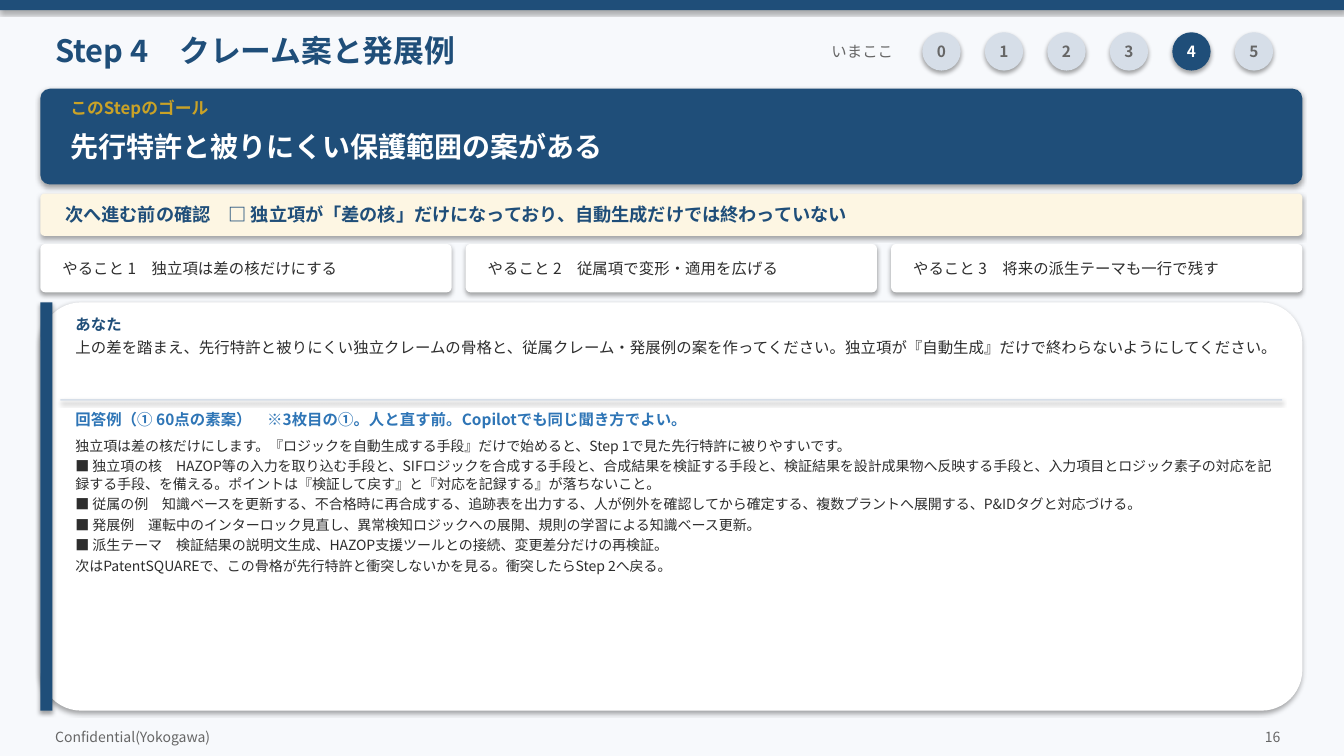
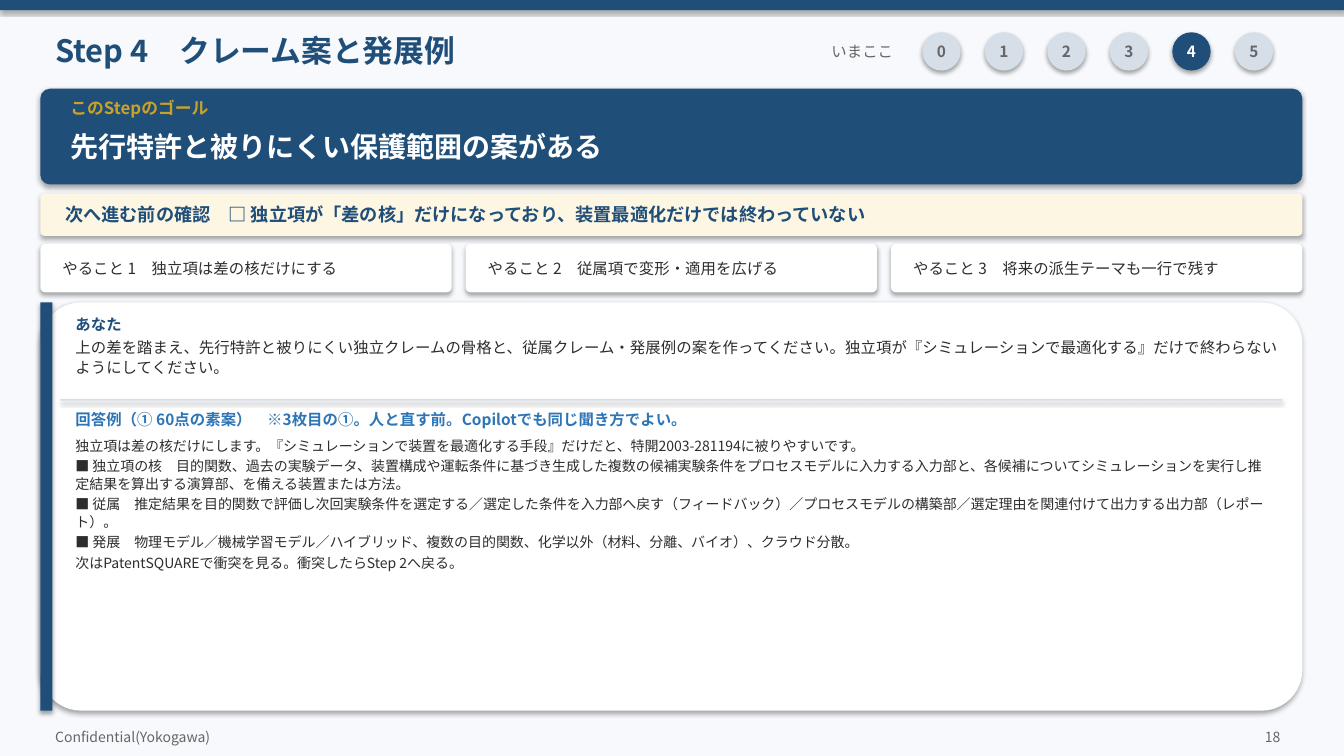
Before and after one commit to zhexingwang/ppt, a slide deck: slide 18 of decks/05_Copilot発明開示書/Copilot発明開示書_訂正反映.pptx (slide 16 before the commit). Drawn at 1344x756 pixels with LibreOffice and Linux fonts; fonts in the diff are those of the drawing. Boxes give left, top, right and bottom in pixels: in the first picture for what was removed or moved away, otherwise in the second. Text is boxed around its words. In the diff, an @@ line names an element or a change of style, - is before the commit and + after.

```diff
--- a/decks/05_Copilot発明開示書/Copilot発明開示書_訂正反映.pptx
+++ b/decks/05_Copilot発明開示書/Copilot発明開示書_訂正反映.pptx
@@ text at (x1=65, y1=205, x2=865, y2=223): text changed @@
-次へ進む前の確認 □ 独立項が「差の核」だけになっており、自動生成だけでは終わっていない
+次へ進む前の確認 □ 独立項が「差の核」だけになっており、装置最適化だけでは終わっていない
@@ text at (x1=75, y1=340, x2=1277, y2=374): text changed @@
-上の差を踏まえ、先行特許と被りにくい独立クレームの骨格と、従属クレーム・発展例の案を作ってください。独立項が『自動生成』だけで終わらないようにしてください。
+上の差を踏まえ、先行特許と被りにくい独立クレームの骨格と、従属クレーム・発展例の案を作ってください。独立項が『シミュレーションで最適化する』だけで終わらないようにしてください。
@@ text at (x1=75, y1=439, x2=1263, y2=572): text changed @@
-独立項は差の核だけにします。『ロジックを自動生成する手段』だけで始めると、Step 1で見た先行特許に被りやすいです。
-■ 独立項の核 HAZOP等の入力を取り込む手段と、SIFロジックを合成する手段と、合成結果を検証する手段と、検証結果を設計成果物へ反映する手段と、入力項目とロジック素子の対応を記録する手段、を備える。ポイントは『検証して戻す』と『対応を記録する』が落ちないこと。
-■ 従属の例 知識ベースを更新する、不合格時に再合成する、追跡表を出力する、人が例外を確認してから確定する、複数プラントへ展開する、P&IDタグと対応づける。
-■ 発展例 運転中のインターロック見直し、異常検知ロジックへの展開、規則の学習による知識ベース更新。
-■ 派生テーマ 検証結果の説明文生成、HAZOP支援ツールとの接続、変更差分だけの再検証。
-次はPatentSQUAREで、この骨格が先行特許と衝突しないかを見る。衝突したらStep 2へ戻る。
+独立項は差の核だけにします。『シミュレーションで装置を最適化する手段』だけだと、特開2003-281194に被りやすいです。
+■ 独立項の核 目的関数、過去の実験データ、装置構成や運転条件に基づき生成した複数の候補実験条件をプロセスモデルに入力する入力部と、各候補についてシミュレーションを実行し推定結果を算出する演算部、を備える装置または方法。
+■ 従属 推定結果を目的関数で評価し次回実験条件を選定する／選定した条件を入力部へ戻す（フィードバック）／プロセスモデルの構築部／選定理由を関連付けて出力する出力部（レポート）。
+■ 発展 物理モデル／機械学習モデル／ハイブリッド、複数の目的関数、化学以外（材料、分離、バイオ）、クラウド分散。
+次はPatentSQUAREで衝突を見る。衝突したらStep 2へ戻る。
```
Also in this commit, not shown: 13 other slides changed, 6 slides added, 5 slides removed, 22 other files.
